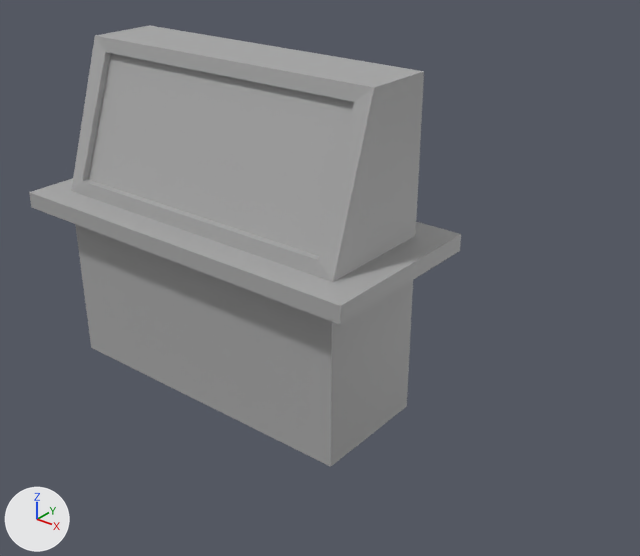
The FBX model HEW_Bomb/Assets/Model/Computer.fbx, before and after one commit.
The view is the same before and after, from a camera (50 mm lens) standing at (0.0461, -0.0674, 0.0586) and looking at (-0.008, 0.0003, 0.0167). Lighting does not change. The marker at lower left points along +X, +Y and +Z. The first picture is the older version. Where no turn or scale is listed for an object, it has been applied to the vertices.
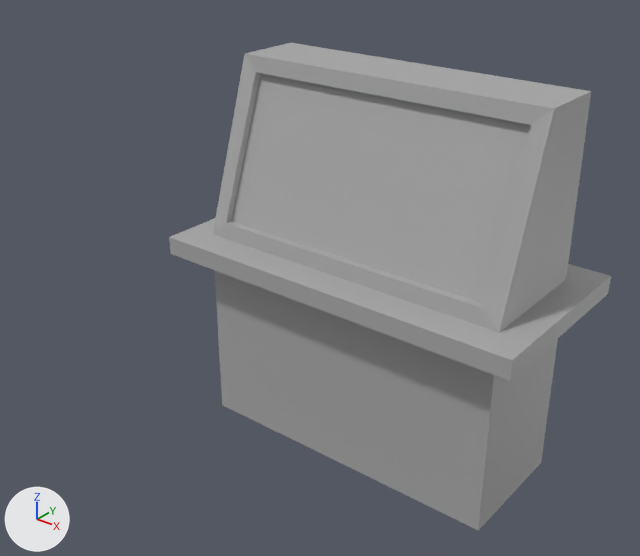
Where the change shows, as pixel boxes [x1, y1, x2, y2] in the pictures (640 x 556 px):
'pCube1', reshaped, moved (10% taller): before [29, 25, 461, 467]; after [169, 43, 611, 531]

The change, as a diff of the scene's bpy script:
```diff
--- a/HEW_Bomb/Assets/Model/Computer.fbx.py
+++ b/HEW_Bomb/Assets/Model/Computer.fbx.py
@@ me_mesh @@
-me_mesh.from_pydata(...)  # 32 vertices, 30 faces; spans x -0.0381..0.0086, y -0.0105..0.0105, z -0.0128..0.0261
-me_mesh.vertices[8].co = (0.0086, 0.0105, 0.0069)  # pixel (459, 250)
-me_mesh.vertices[9].co = (-0.0381, 0.0105, 0.0069)
-me_mesh.vertices[10].co = (-0.0381, -0.0105, 0.0069)  # pixel (31, 207)
-me_mesh.vertices[11].co = (0.0086, -0.0105, 0.0069)  # pixel (340, 324)
-me_mesh.vertices[12].co = (0.0086, 0.0105, 0.0088)  # pixel (461, 234)
-me_mesh.vertices[13].co = (-0.0381, 0.0105, 0.0088)
-me_mesh.vertices[14].co = (-0.0381, -0.0105, 0.0088)  # pixel (29, 192)
-me_mesh.vertices[15].co = (0.0086, -0.0105, 0.0088)  # pixel (340, 306)
-me_mesh.vertices[20].co = (0.0051, 0.0071, 0.0261)  # pixel (424, 71)
-me_mesh.vertices[21].co = (-0.0346, 0.0071, 0.0261)  # pixel (149, 25)
-me_mesh.vertices[22].co = (-0.0346, -0.0012, 0.0261)  # pixel (94, 35)
-me_mesh.vertices[23].co = (0.0051, -0.0012, 0.0261)  # pixel (374, 87)
-me_mesh.vertices[24].co = (-0.0326, -0.0068, 0.0104)  # pixel (82, 181)
-me_mesh.vertices[25].co = (0.003, -0.0068, 0.0104)  # pixel (318, 260)
-me_mesh.vertices[26].co = (0.003, -0.0015, 0.0246)  # pixel (354, 101)
-me_mesh.vertices[27].co = (-0.0326, -0.0015, 0.0246)  # pixel (105, 51)
-me_mesh.vertices[28].co = (-0.0326, -0.006, 0.0104)  # pixel (88, 179)
-me_mesh.vertices[29].co = (0.003, -0.006, 0.0104)
-me_mesh.vertices[30].co = (0.003, -0.0007, 0.0246)
-me_mesh.vertices[31].co = (-0.0326, -0.0007, 0.0246)
+me_mesh.from_pydata(...)  # 32 vertices, 30 faces; spans x -0.0327..0.0074, y -0.0105..0.0095, z -0.0128..0.0268
+# me_mesh part 1
+for i in [6, 7, 16]: me_mesh.vertices[i].co += Vector((-0.0007, -0.001, 0.0))
+for i in [4, 5, 19]: me_mesh.vertices[i].co += Vector((-0.0007, 0.0, 0.0))
+for i in [0, 1, 17]: me_mesh.vertices[i].co += Vector((0.0049, -0.001, 0.0))
+for i in [2, 3, 18]: me_mesh.vertices[i].co += Vector((0.0049, 0.0, 0.0))
+me_mesh.vertices[8].co = (0.0074, 0.0095, 0.0069)  # pixel (608, 293)
+me_mesh.vertices[9].co = (-0.0327, 0.0095, 0.0069)
+me_mesh.vertices[10].co = (-0.0327, -0.0105, 0.0069)  # pixel (170, 253)
+me_mesh.vertices[11].co = (0.0074, -0.0105, 0.0069)  # pixel (510, 380)
+me_mesh.vertices[12].co = (0.0074, 0.0095, 0.0088)  # pixel (610, 275)
+me_mesh.vertices[13].co = (-0.0327, 0.0095, 0.0088)
+me_mesh.vertices[14].co = (-0.0327, -0.0105, 0.0088)  # pixel (169, 237)
+me_mesh.vertices[15].co = (0.0074, -0.0105, 0.0088)  # pixel (512, 360)
+me_mesh.vertices[20].co = (0.0043, 0.0061, 0.0268)  # pixel (591, 91)
+me_mesh.vertices[21].co = (-0.0297, 0.0061, 0.0268)  # pixel (290, 42)
+me_mesh.vertices[22].co = (-0.0297, -0.0012, 0.0268)  # pixel (244, 53)
+me_mesh.vertices[23].co = (0.0043, -0.0012, 0.0268)  # pixel (554, 108)
+me_mesh.vertices[24].co = (-0.0279, -0.0068, 0.0104)  # pixel (225, 223)
+me_mesh.vertices[25].co = (0.0026, -0.0068, 0.0104)  # pixel (484, 308)
+me_mesh.vertices[26].co = (0.0026, -0.0015, 0.0252)  # pixel (530, 124)
+me_mesh.vertices[27].co = (-0.0279, -0.0015, 0.0252)  # pixel (255, 72)
+me_mesh.vertices[28].co = (-0.0279, -0.006, 0.0104)  # pixel (231, 220)
+me_mesh.vertices[29].co = (0.0026, -0.006, 0.0104)
+me_mesh.vertices[30].co = (0.0026, -0.0007, 0.0252)
+me_mesh.vertices[31].co = (-0.0279, -0.0007, 0.0252)
 me_mesh.materials.append(mat_standardsurface1)
@@ ob_pcube1 @@
 ob_pcube1 = bpy.data.objects.new('pCube1', me_mesh)
-ob_pcube1.location = (-0.0051, -0.0006, 0.0129)
+ob_pcube1.location = (0.0125, 0.0005, 0.0129)
```
